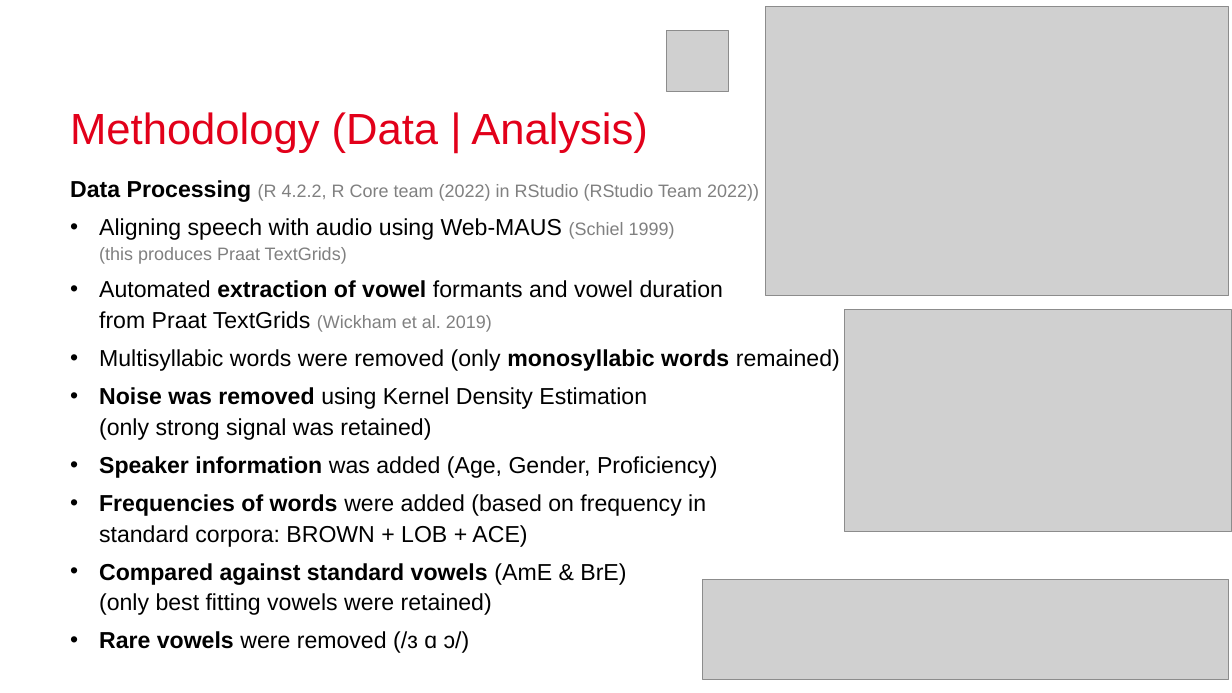
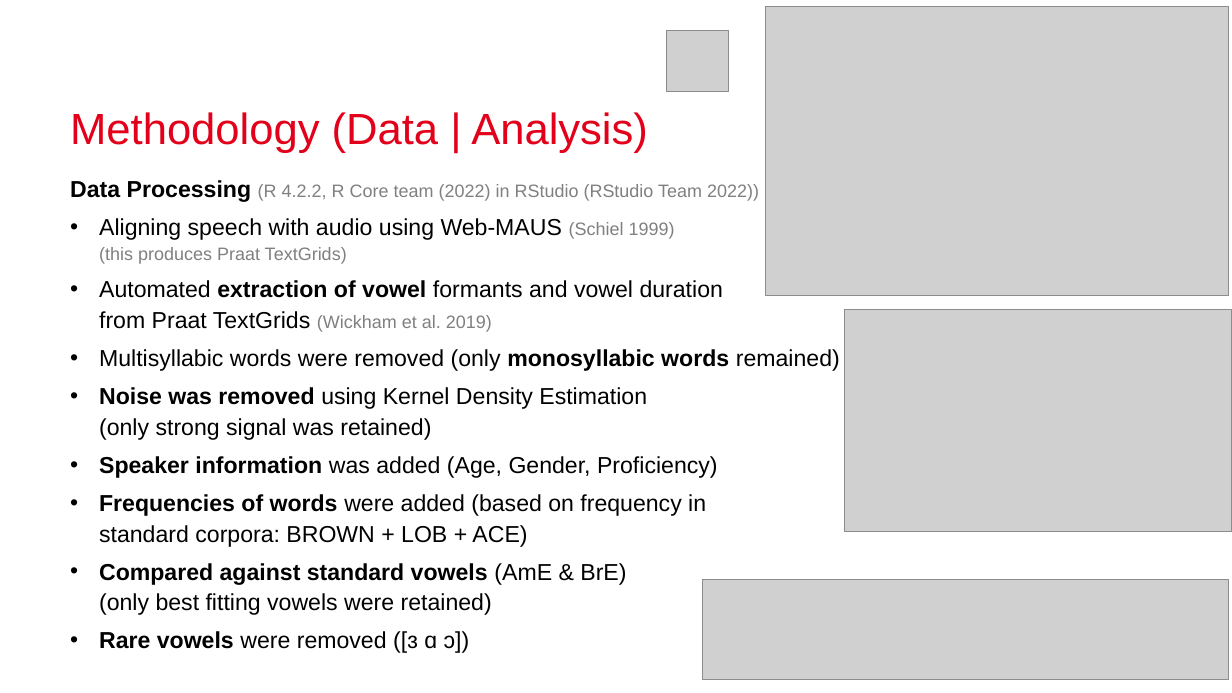
Before and after one commit to MartinSchweinberger/UHHvowels, a slide deck: slide 10 of Schweinberger_UHH_AnalyzingCHNVowels.pptx. Drawn at 1232x693 pixels with LibreOffice and Linux fonts; fonts in the diff are those of the drawing; grey boxes stand for pictures. Boxes give left, top, right and bottom in pixels: in the first picture for what was removed or moved away, otherwise in the second. Text is boxed around its words. In the diff, an @@ line names an element or a change of style, - is before the commit and + after.

```diff
--- a/Schweinberger_UHH_AnalyzingCHNVowels.pptx
+++ b/Schweinberger_UHH_AnalyzingCHNVowels.pptx
@@ text at (99, 631, 470, 653): text changed @@
-• Rare vowels were removed (/ɜ ɑ ɔ/)
+• Rare vowels were removed ([ɜ ɑ ɔ])
```
Also in this commit, not shown: 3 other slides changed.
